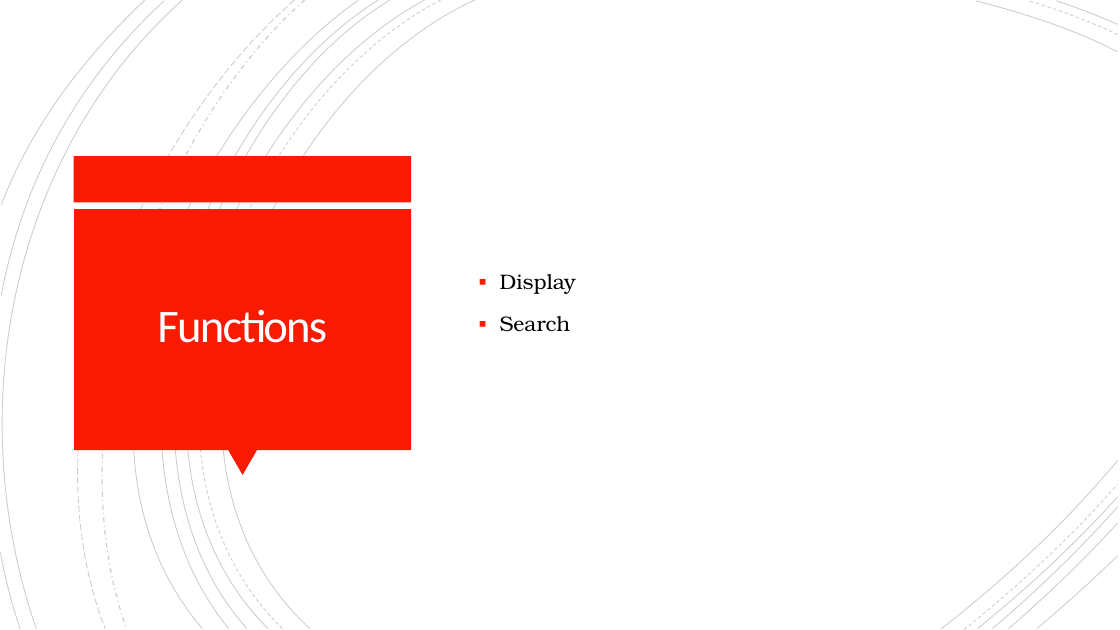
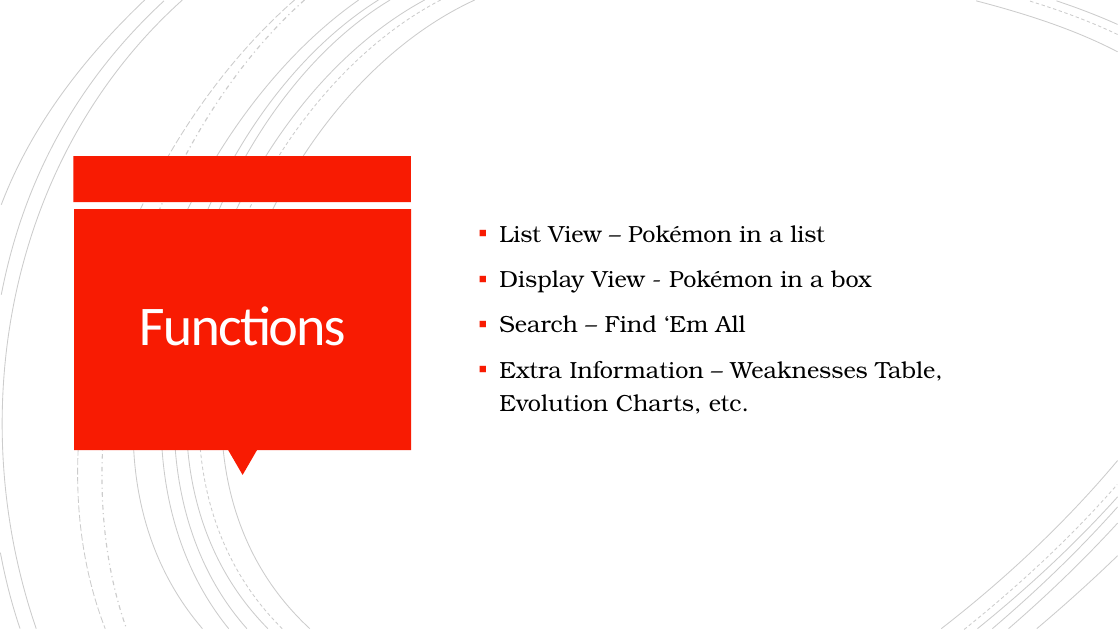
Before and after one commit to WillieLui429/CSC330-Project, a slide deck: slide 3 of CSC330 Presentation.pptx. Drawn at 1120x630 pixels with LibreOffice and Linux fonts; fonts in the diff are those of the drawing. Boxes give left, top, right and bottom in pixels: in the first picture for what was removed or moved away, otherwise in the second. Text is boxed around its words. In the diff, an @@ line names an element or a change of style, - is before the commit and + after.

Commit message:
Added Descriptions, Put Search Bar into GUI and Made Some Small Changes to the Design as a Result of These Additions.

```diff
--- a/CSC330 Presentation.pptx
+++ b/CSC330 Presentation.pptx
@@ freeform shape at bbox=[82, 0, 378, 628]: outline redrawn @@
@@ title "Functions" at bbox=[139, 306, 346, 346]: size 40 to 48 pt @@
@@ text at bbox=[499, 225, 943, 414]: text changed; size 18 to 20 pt @@
-▪ Display
-▪ Search
+▪ List View – Pokémon in a list
+▪ Display View - Pokémon in a box
+▪ Search – Find ‘Em All
+▪ Extra Information – Weaknesses Table, Evolution Charts, etc.
```
Also in this commit, not shown: 2 other slides changed, 5 slides added, 2 slides removed, 8 other files.
